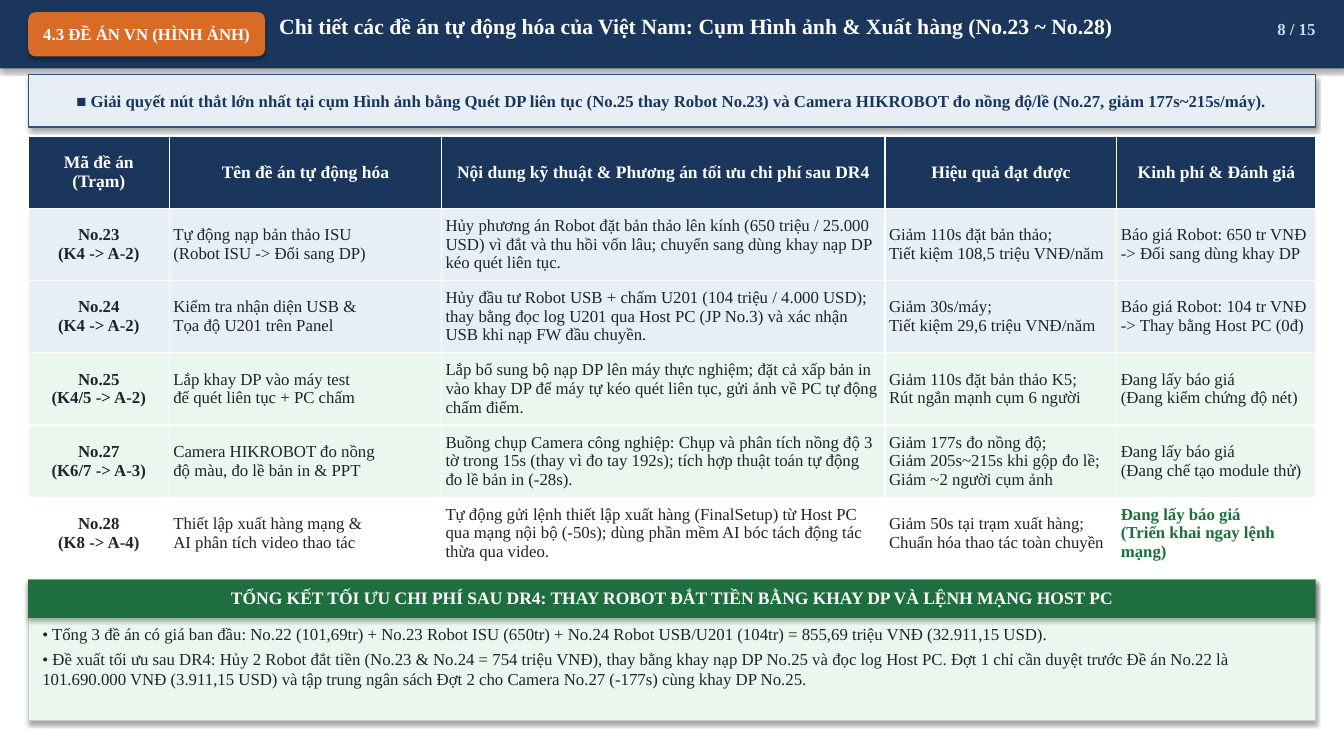
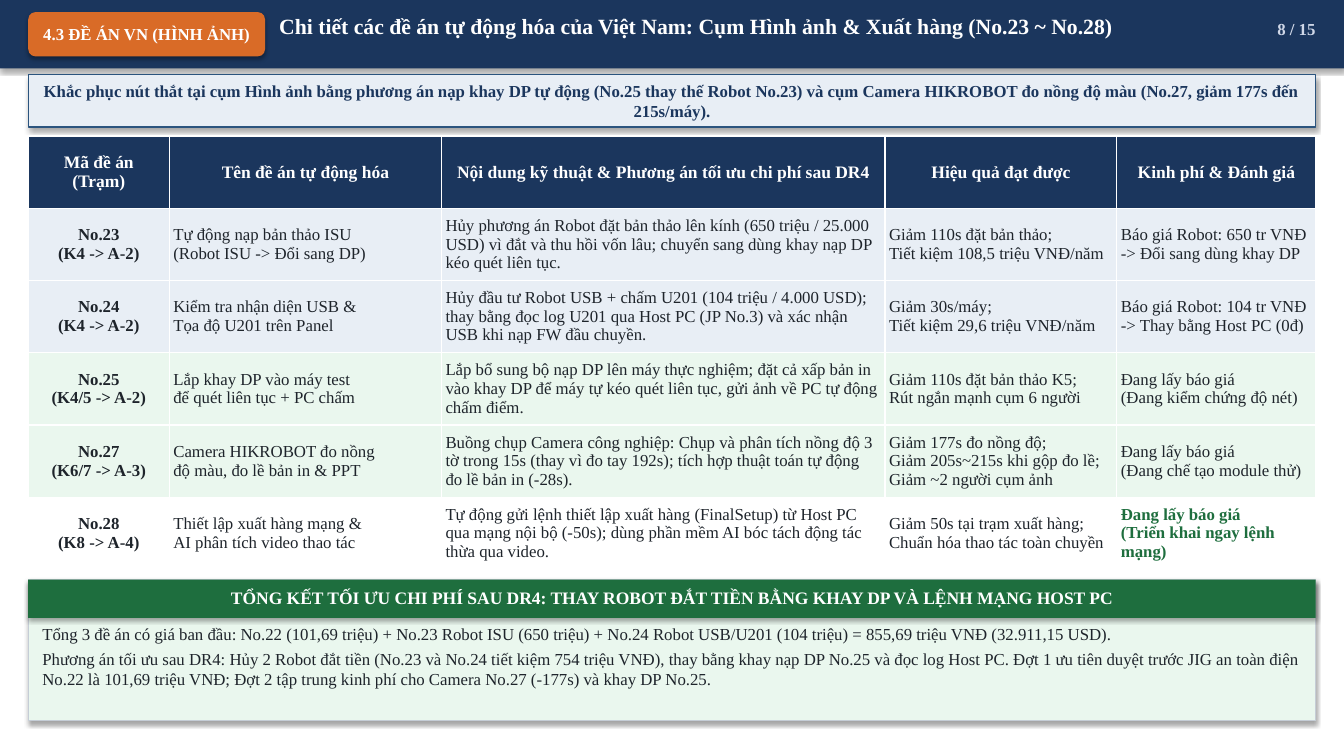
Before and after one commit to Nakazasen/bao_cao_dc_EXPIris, a slide deck: slide 8 of Bao_Cao_Dieu_Chinh_IrisEXP_VN.pptx. Drawn at 1344x756 pixels with LibreOffice and Linux fonts; fonts in the diff are those of the drawing. Boxes give left, top, right and bottom in pixels: in the first picture for what was removed or moved away, otherwise in the second. Text is boxed around its words. In the diff, an @@ line names an element or a change of style, - is before the commit and + after.

```diff
--- a/Bao_Cao_Dieu_Chinh_IrisEXP_VN.pptx
+++ b/Bao_Cao_Dieu_Chinh_IrisEXP_VN.pptx
@@ text in rectangle at [44, 84, 1298, 121]: text changed @@
-■ Giải quyết nút thắt lớn nhất tại cụm Hình ảnh bằng Quét DP liên tục (No.25 thay Robot No.23) và Camera HIKROBOT đo nồng độ/lề (No.27, giảm 177s~215s/máy).
+Khắc phục nút thắt tại cụm Hình ảnh bằng phương án nạp khay DP tự động (No.25 thay thế Robot No.23) và cụm Camera HIKROBOT đo nồng độ màu (No.27, giảm 177s đến 215s/máy).
@@ text at [42, 628, 1298, 689]: text changed @@
-• Tổng 3 đề án có giá ban đầu: No.22 (101,69tr) + No.23 Robot ISU (650tr) + No.24 Robot USB/U201 (104tr) = 855,69 triệu VNĐ (32.911,15 USD).
-• Đề xuất tối ưu sau DR4: Hủy 2 Robot đắt tiền (No.23 & No.24 = 754 triệu VNĐ), thay bằng khay nạp DP No.25 và đọc log Host PC. Đợt 1 chỉ cần duyệt trước Đề án No.22 là 101.690.000 VNĐ (3.911,15 USD) và tập trung ngân sách Đợt 2 cho Camera No.27 (-177s) cùng khay DP No.25.
+Tổng 3 đề án có giá ban đầu: No.22 (101,69 triệu) + No.23 Robot ISU (650 triệu) + No.24 Robot USB/U201 (104 triệu) = 855,69 triệu VNĐ (32.911,15 USD).
+Phương án tối ưu sau DR4: Hủy 2 Robot đắt tiền (No.23 và No.24 tiết kiệm 754 triệu VNĐ), thay bằng khay nạp DP No.25 và đọc log Host PC. Đợt 1 ưu tiên duyệt trước JIG an toàn điện No.22 là 101,69 triệu VNĐ; Đợt 2 tập trung kinh phí cho Camera No.27 (-177s) và khay DP No.25.
```
Also in this commit, not shown: 14 other slides changed, 1 other file.
